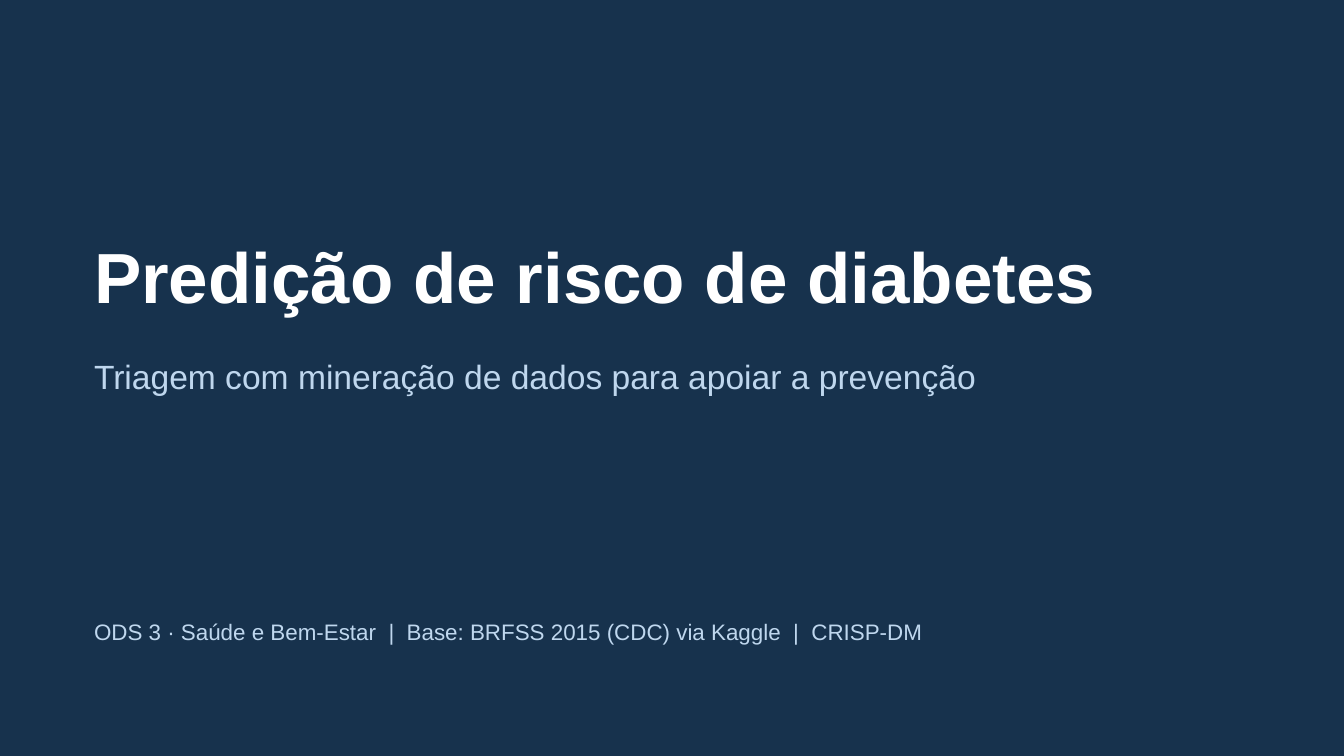
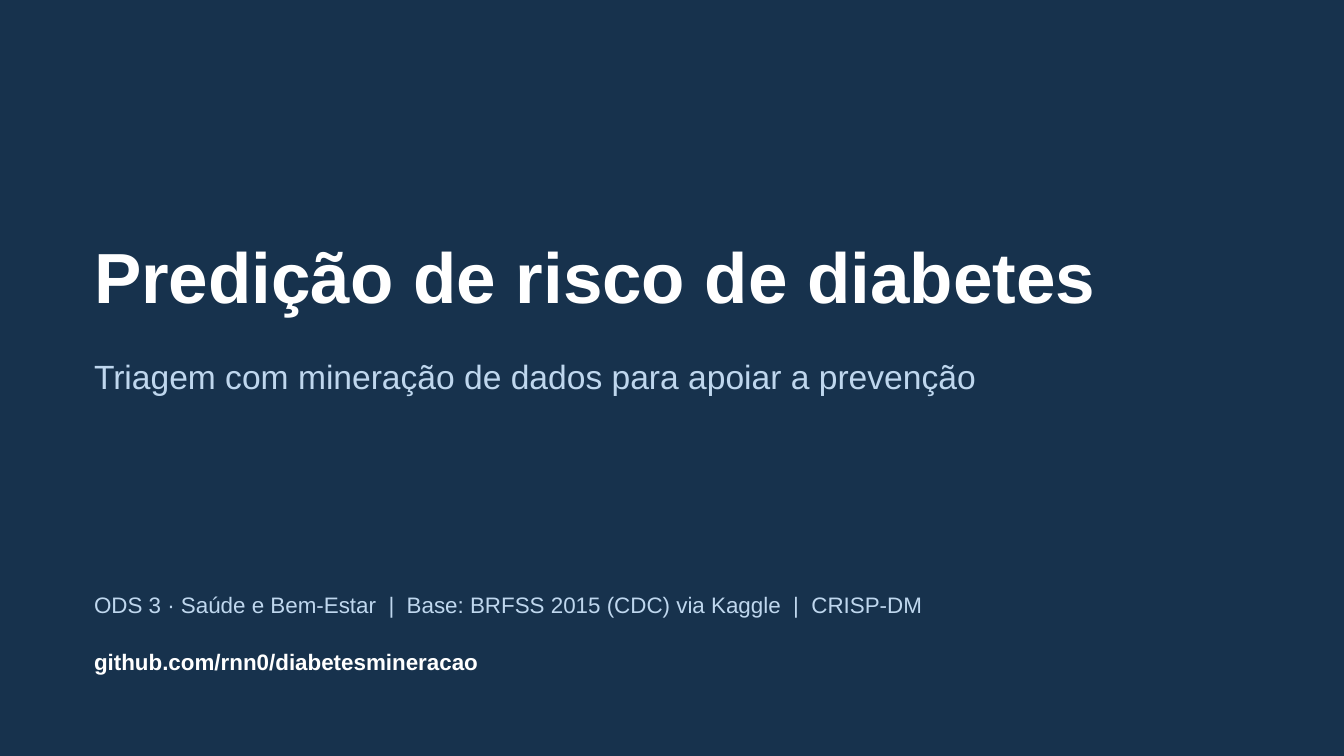
Before and after one commit to rnn0/diabetesmineracao, a slide deck: slide 1 of apresentacao_diabetes_ods3.pptx. Drawn at 1344x756 pixels with LibreOffice and Linux fonts; fonts in the diff are those of the drawing. Boxes give left, top, right and bottom in pixels: in the first picture for what was removed or moved away, otherwise in the second. Text is boxed around its words. In the diff, an @@ line names an element or a change of style, - is before the commit and + after.

```diff
--- a/apresentacao_diabetes_ods3.pptx
+++ b/apresentacao_diabetes_ods3.pptx
@@ text "ODS 3 · Saúde e ...": place and size @@
-text "ODS 3 · Saúde e ..." at (94,623,922,645)
+text "ODS 3 · Saúde e ..." at (94,596,922,618)
@@ text added at (94,653,478,675), 12 pt, text #FFFFFF, bold @@
+github.com/rnn0/diabetesmineracao
```
Also in this commit, not shown: 2 other slides changed, 5 other files.
